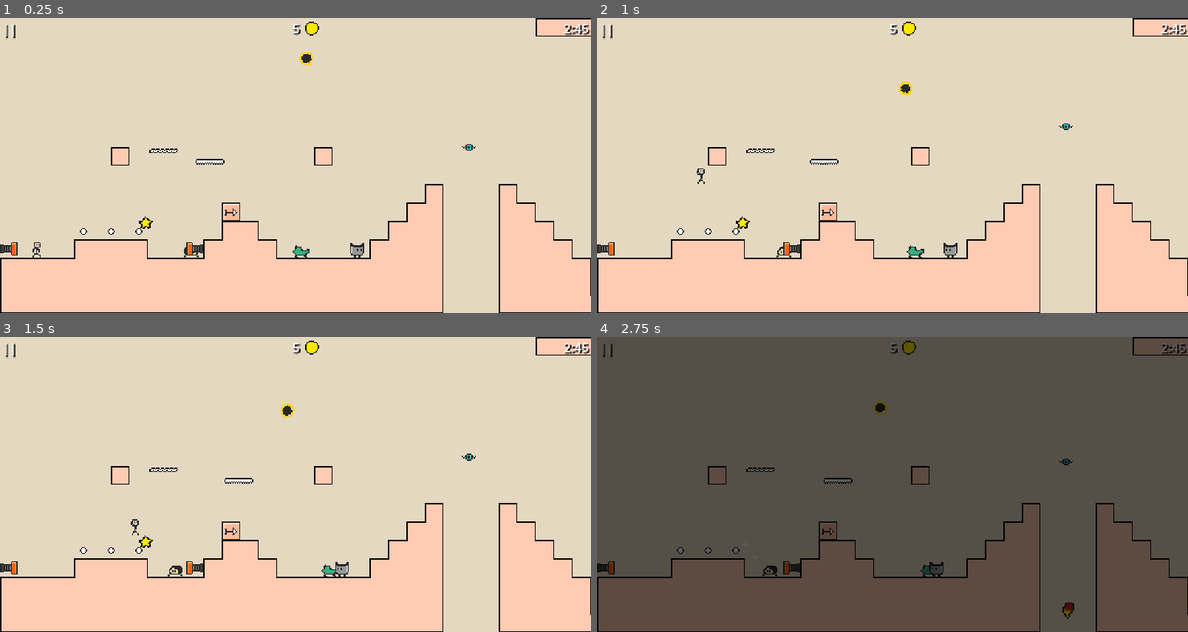
Above: before the commit, frames 1-4 (two rows, left to right).
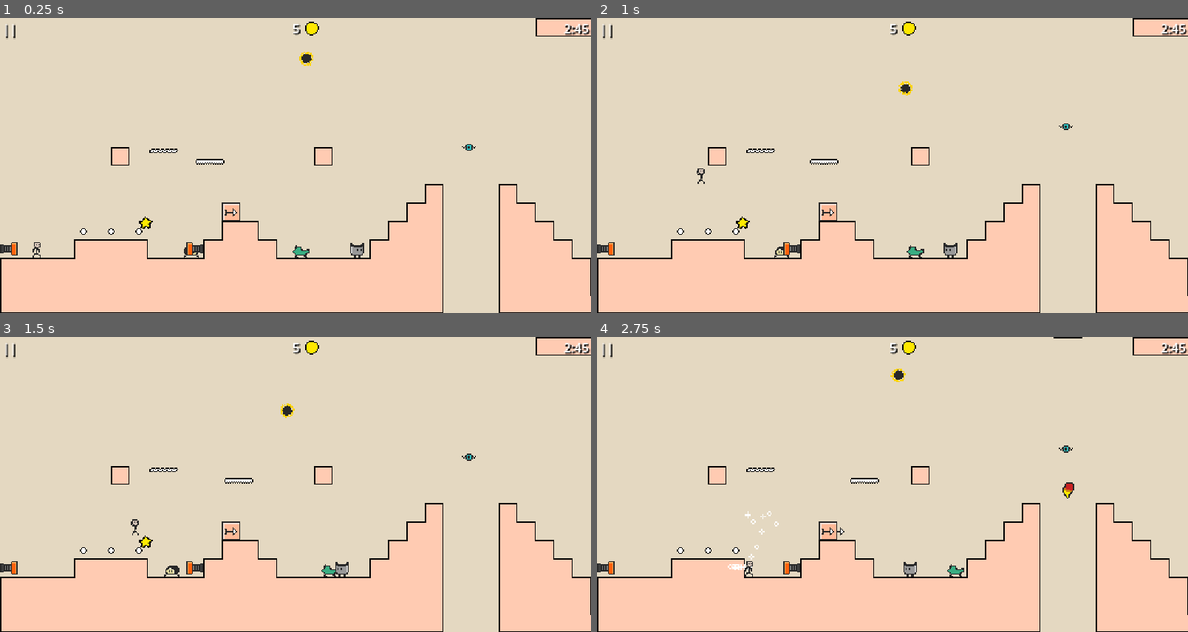
Above: after the commit, the same moments.

Repository: yannicka/ninja
Game: Godot game, scene res://src/Scenes/Game.tscn
Two runs of this game, one before a commit and one after it. Both use one fixed random seed, a clock stepped at 60 frames per second and the inputs below.
Inputs (mouse positions are in pixels of both pictures, inside the frame that each line leads up to):
- Up to frame 1 (0.25 s): no input
- Up to frame 2 (1 s): move the mouse to (862, 224) at 0.52 s; hold Right (ui_right) from 0.53 s (still down); hold Space (space) from 0.53 s (still down); click (862, 224) at 0.67 s; tap Up (ui_up) at 0.77 s
- Up to frame 3 (1.5 s): keep holding Right (ui_right); move the mouse to (472, 528) at 1.27 s; release Space (space) at 1.28 s; tap Space (space) at 1.35 s
- Up to frame 4 (2.75 s): tap Up (ui_up) at 1.52 s; move the mouse to (715, 440) at 2.02 s; release Right (ui_right) at 2.03 s; hold Left (ui_left) from 2.03 s (still down); hold Space (space) from 2.03 s (still down)

Frame 1 is identical in both runs. In frame 2, less than 0.1% of the frame differs, in the area x 30-33%, y 77-82%; in frame 3, less than 0.1%; in frame 4, 99%, in the area x 0-100%, y 0-100%.

Commit message:
Relecture du code source du rampeur

Diff:
--- a/src/Enemies/Ramper.gd
+++ b/src/Enemies/Ramper.gd
@@ -1,17 +1,20 @@
 extends CharacterBody2D
 
-const SPEED = 20
+const SPEED = 22
+const GRAVITY = 500
 
-var direction = Vector2.RIGHT
+@export var direction = Vector2.RIGHT
 
 func _ready():
-	velocity.x = SPEED
+	velocity.x = SPEED * direction.x
+
+	if direction.x == -1:
+		scale.x = -1
 
 func _physics_process(delta):
-	move_and_slide()
-
 	if not is_on_floor():
-		velocity.y += 120 * delta
+		velocity.y += GRAVITY * delta
+		velocity.y = min(velocity.y, GRAVITY)
 
 	if is_on_wall():
 		direction = -direction
@@ -19,6 +22,8 @@
 
 		scale.x = -1
 
+	move_and_slide()
+
 func _on_area_2d_body_entered(body):
 	if body.has_method("die_or_bounce"):
 		var die_or_bounce = body.die_or_bounce()
